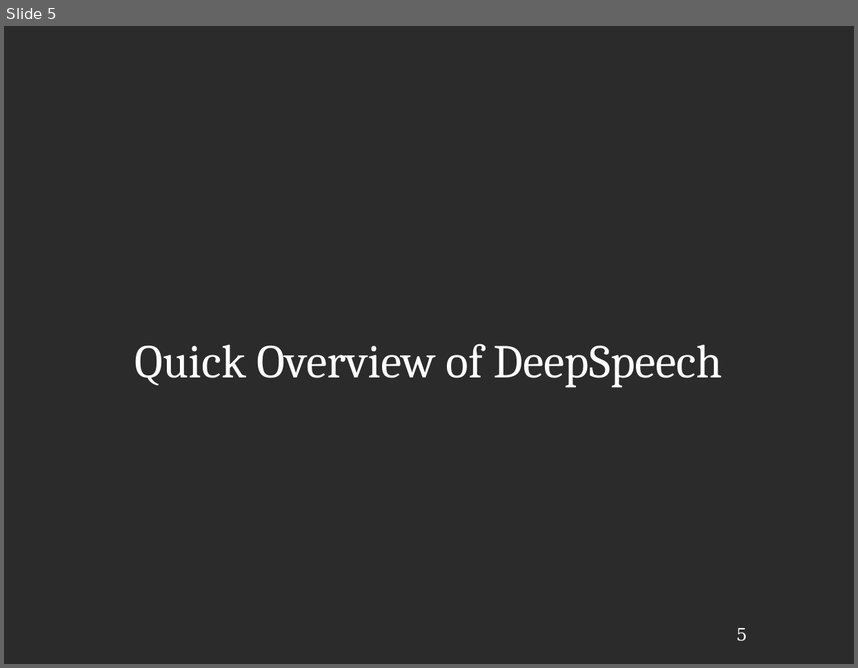
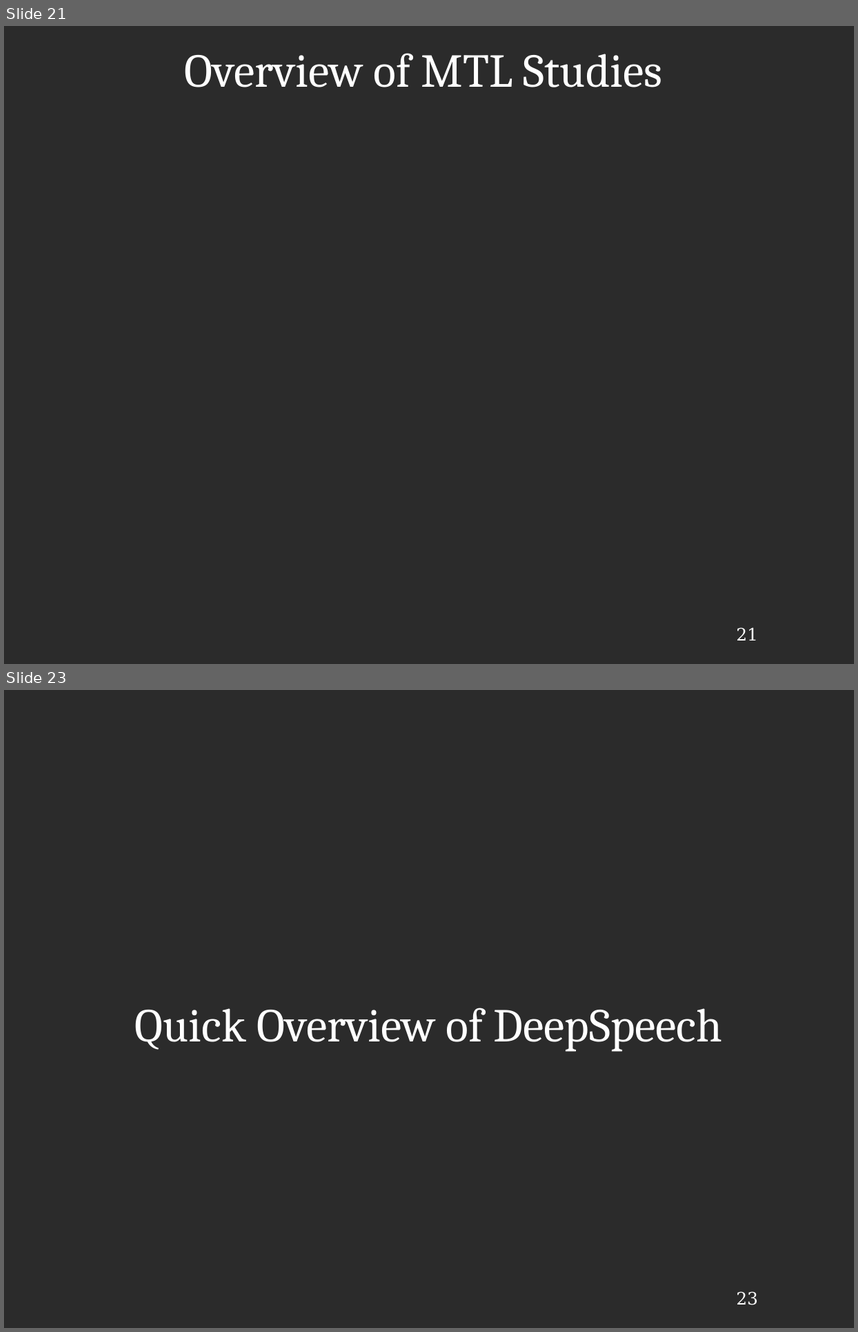
Before and after one commit to JRMeyer/defense, a slide deck: defense.odp. Shown one above the other, each under a label of ours: slide 5 before the commit, slides 21 and 23 after it; the slides between them are not shown. The pictures are 858x668 and 858x1332 pixels, drawn with LibreOffice and Linux fonts; fonts in the diff are those of the drawing; background and template pictures are left out; a plain dark background stands for a picture behind light text. Boxes give left, top, right and bottom in pixels: in the first picture for what was removed or moved away, otherwise in the second. Text is boxed around its words. In the diff, an @@ line names an element or a change of style, - is before the commit and + after.

```diff
--- a/defense.odp
+++ b/defense.odp
@@ slide 21 added at (4,26,854,664), background picture (left out); not listed: 1 template element that a slide beside it also shows @@
@@ title added at (185,53,663,87), 44 pt, text #FFFFFF @@
+Overview of MTL Studies
@@ what was slide 5 is now slide 23 @@
@@ page number at (736,1291,758,1305): text changed @@
-5
+23
```
Also in this commit, not shown: 18 other slides added, 1 slide removed, 2 other files.
